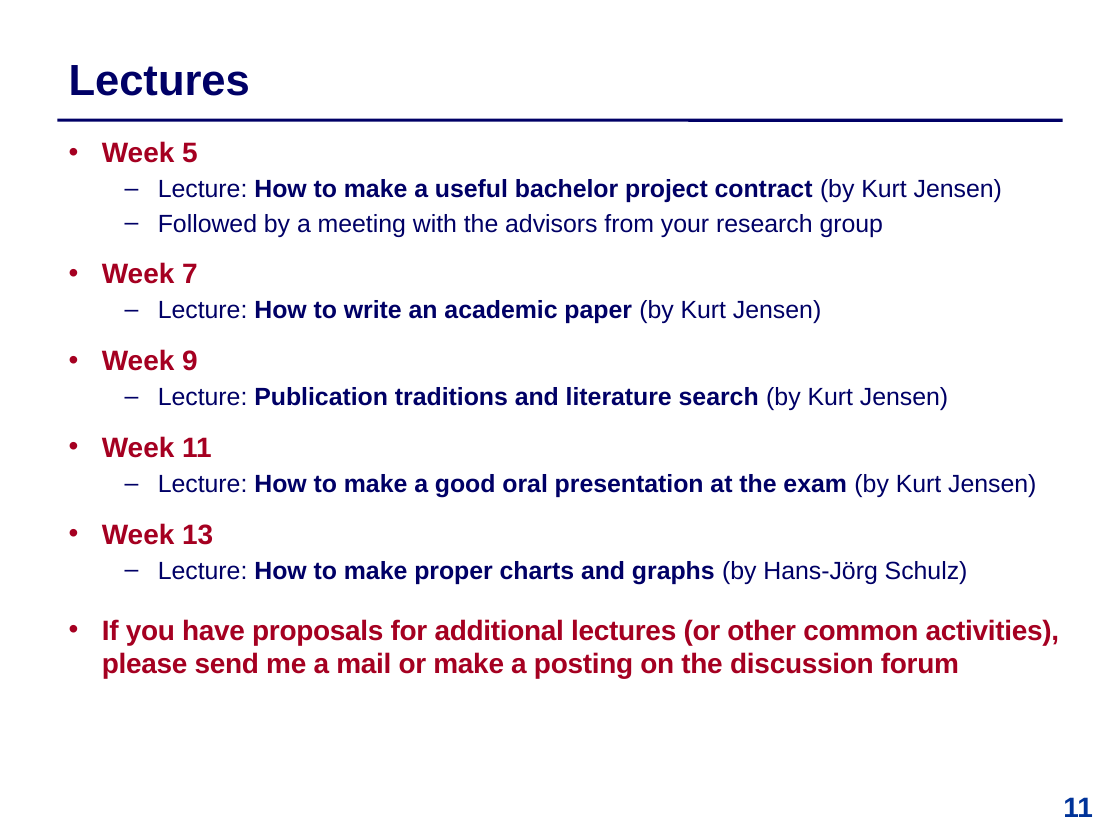
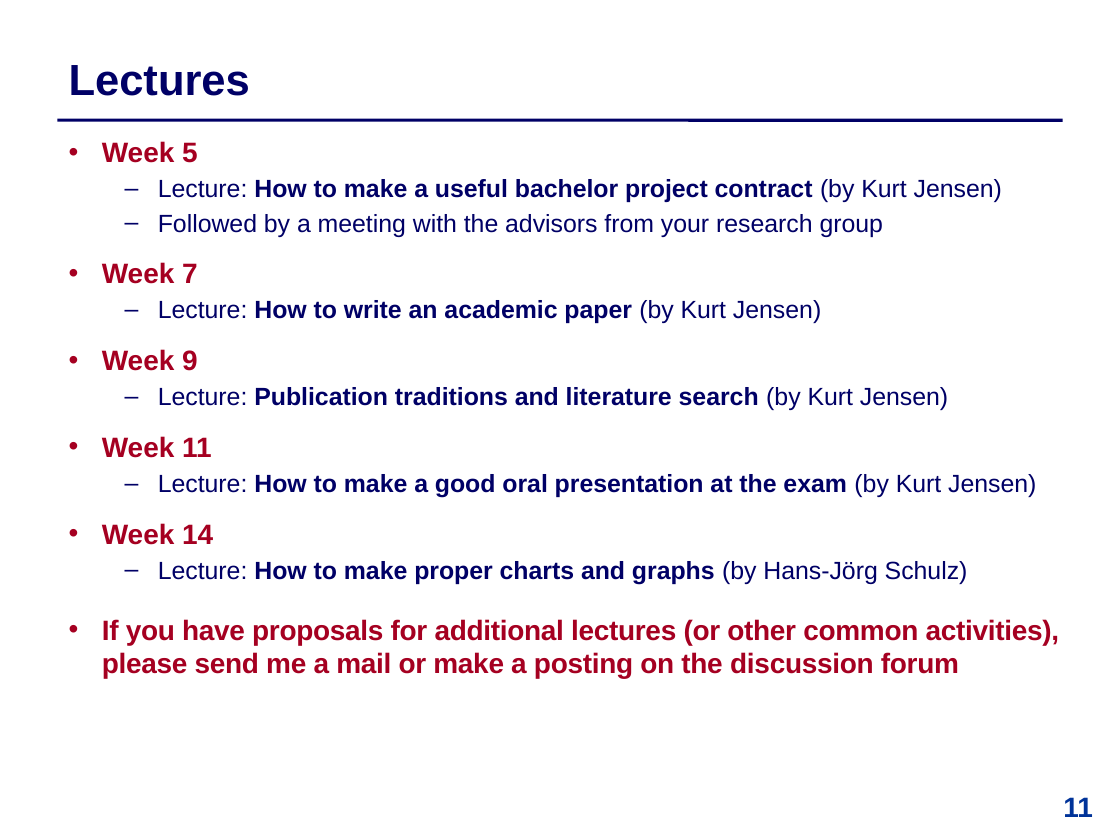
Before and after one commit to IntProgAU/Materiale, a slide deck: slide 11 of web/b24/0 Information Meeting.pptx. Drawn at 1120x840 pixels with LibreOffice and Linux fonts; fonts in the diff are those of the drawing. Boxes give left, top, right and bottom in pixels: in the first picture for what was removed or moved away, otherwise in the second. Text is boxed around its words. In the diff, an @@ line names an element or a change of style, - is before the commit and + after.

```diff
--- a/web/b24/0 Information Meeting.pptx
+++ b/web/b24/0 Information Meeting.pptx
@@ text at <box>102,523,213,545</box>: text changed @@
-  • Week 13
+  • Week 14
```
Also in this commit, not shown: 6 other slides changed, 3 other files.
